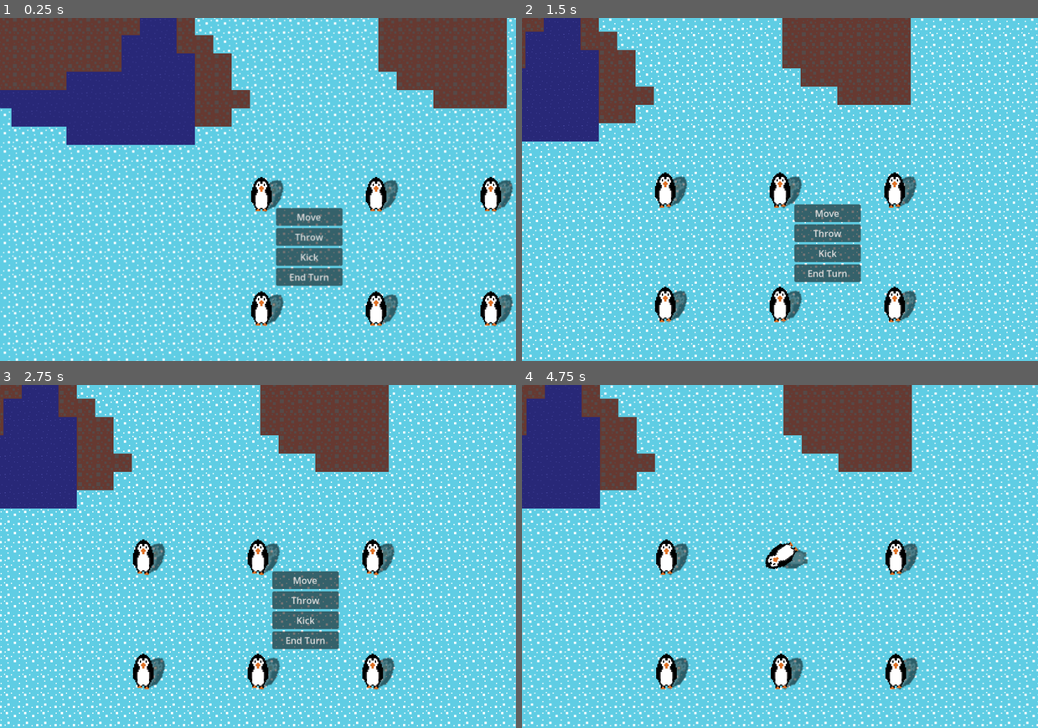
Above: before the commit, frames 1-4 (two rows, left to right).
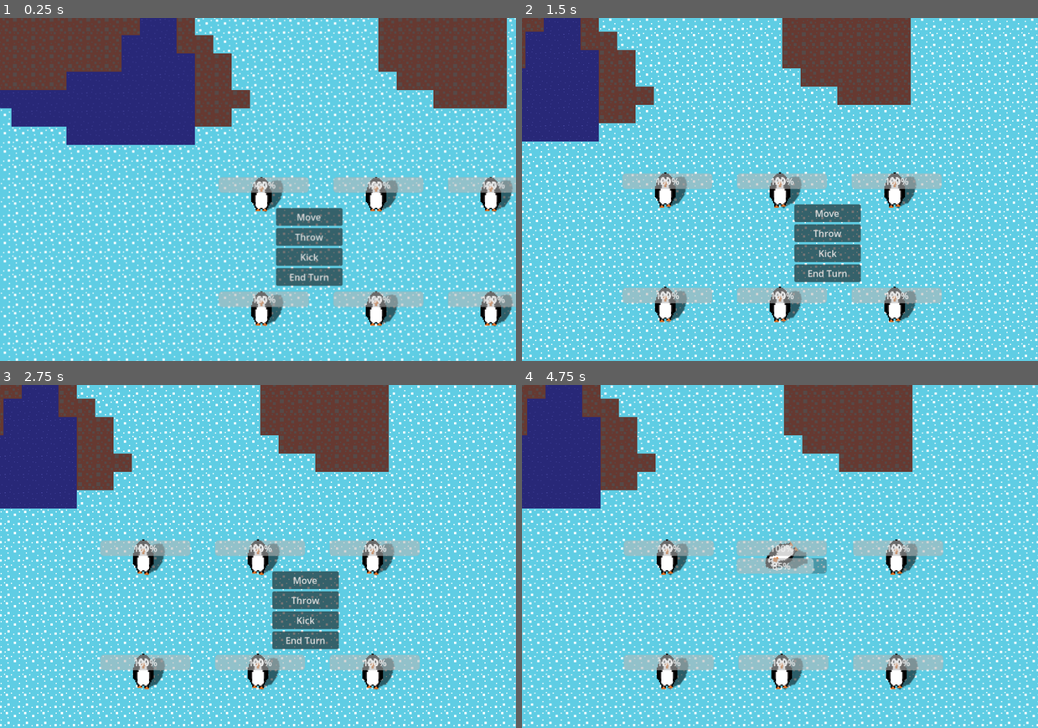
Above: after the commit, the same moments.

Repository: blazecus/PenguinGame
Game: Godot game, scene res://World/world.tscn
The game is run twice, just before and just after one commit, with the same random seed, the same clock (stepped at 60 frames per second) and the same inputs.
Inputs (mouse positions are in pixels of both pictures, inside the frame that each line leads up to):
- Up to frame 1 (0.25 s): no input
- Up to frame 2 (1.5 s): tap Enter (enter) at 0.5, 0.6 s; move the mouse to (893, 172) at 0.52 s; hold D (right) 0.53-1.25 s; click (893, 172) at 0.67 s; drag from (676, 206) to (532, 21) at 1.27 s
- Up to frame 3 (2.75 s): move the mouse to (309, 481) at 2.02 s; hold D (right) from 2.03 s (still down); tap Space (space) at 2.1 s; click (309, 481) at 2.17 s
- Up to frame 4 (4.75 s): release D (right) at 2.75 s; drag from (754, 625) to (532, 409) at 2.77 s; click "Move" at 3.5 s; move the mouse to (934, 607) at 4.27 s; hold A (left) from 4.28 s (still down); tap Shift (shift) at 4.35 s; click (934, 607) at 4.42 s

The runs differ from the first frame. In frame 1, 4.3% of the frame differs, in the area x 42-100%, y 46-89%; in frame 2, 4.7%; in frame 3, 4.7%; in frame 4, 6.0%, in the area x 0-82%, y 0-89%.

Commit message:
physics weirdness

Diff:
--- a/Character/Bars.tscn
+++ b/Character/Bars.tscn
@@ -1,6 +1,7 @@
 [gd_scene format=3 uid="uid://dqnwc2fgts36s"]
 
 [node name="Control" type="Control" unique_id=2034896704]
+z_index = 4
 layout_mode = 3
 anchors_preset = 15
 anchor_right = 1.0
--- a/Character/pawn.gd
+++ b/Character/pawn.gd
@@ -93,7 +93,7 @@
 	bar = bar_control
 	gui = gui_control
 
-func _process(delta: float) -> void:
+func _physics_process(delta: float) -> void:
 	tile_state = get_tile_state()
 	moving = check_moving()
 
@@ -263,6 +263,8 @@
 
 	var proj_velocity = throw_strength.x / Projectile.MASSES[projectile_type]
 	var height_velocity = throw_strength.y / Projectile.MASSES[projectile_type]
+	print("traj")
+	print(throw_strength.x)
 
 	var local_proj = Vector2.ZERO
 	var proj_height = 0
--- a/Character/pawn.tscn
+++ b/Character/pawn.tscn
@@ -9,10 +9,11 @@
 
 [node name="Pawn" type="RigidBody2D" unique_id=940266179]
 gravity_scale = 0.0
+inertia = 1.0
 script = ExtResource("1_doigq")
 
 [node name="Shadow" type="AnimatedSprite2D" parent="." unique_id=1084302444]
-modulate = Color(0.23921569, 0.23921569, 0.23921569, 0.54509807)
+modulate = Color(0, 0, 0, 0.54509807)
 position = Vector2(16, 3.0000005)
 rotation = 0.61086524
 scale = Vector2(2, 2)
@@ -22,7 +23,7 @@
 texture_filter = 1
 scale = Vector2(2, 2)
 sprite_frames = ExtResource("2_pesg8")
-frame_progress = 0.6734724
+frame_progress = 0.57663065
 
 [node name="CollisionShape2D" type="CollisionShape2D" parent="." unique_id=758285216]
 position = Vector2(0, 0.5)
--- a/Character/projectile.gd
+++ b/Character/projectile.gd
@@ -29,9 +29,9 @@
 @onready var sprite = $AnimatedSprite2D
 @onready var shadow = $Shadow
 
-const THROW_MODIFIER = 0.003
-const HEIGHT_STRENGTH_MODIFIER = 10.0
-const HEIGHT_MODIFIER = 2.0
+# magic number that makes the physics match up for some god forsaken reason
+const THROW_MODIFIER = 0.0092
+const HEIGHT_MODIFIER = 100.0
 const BOMB_TIME_LENGTH = 4.0
 const TORQUE_MODIFIER = 0.04
 
@@ -54,12 +54,10 @@
 
 func throw(power: float, direction: Vector2, vertical_power: float):
 	apply_central_impulse(direction * power * THROW_MODIFIER)
-	print(power * TORQUE_MODIFIER)
+	#linear_velocity = (power / mass) * direction
 	apply_torque_impulse(power * TORQUE_MODIFIER)
-	vertical_velocity = vertical_power * HEIGHT_STRENGTH_MODIFIER / mass
+	vertical_velocity = vertical_power / mass
 
-	print(lock_rotation)
-	print(inertia)
 	set_collision(2)
 
 func _physics_process(delta: float) -> void:
--- a/Character/projectile.tscn
+++ b/Character/projectile.tscn
@@ -177,7 +177,7 @@
 shape = SubResource("CircleShape2D_8ugre")
 
 [node name="Shadow" type="AnimatedSprite2D" parent="." unique_id=1925996130]
-modulate = Color(0.08598385, 0.085983746, 0.08598376, 0.654902)
+modulate = Color(0, 0, 0, 0.654902)
 position = Vector2(8, -2)
 rotation = 0.61086524
 sprite_frames = SubResource("SpriteFrames_x7wbm")
